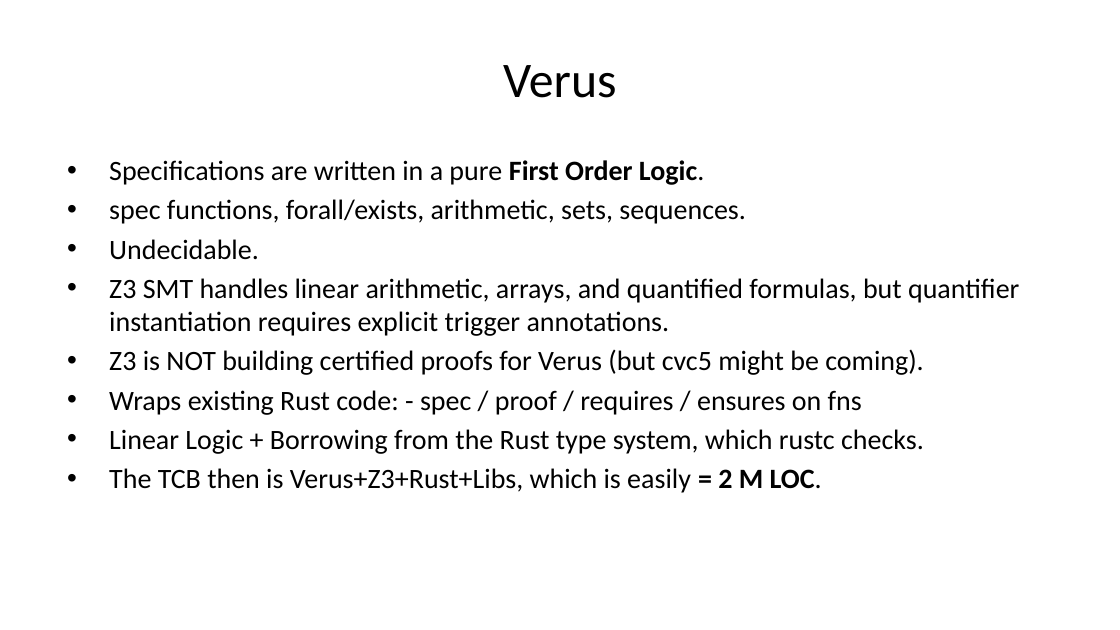
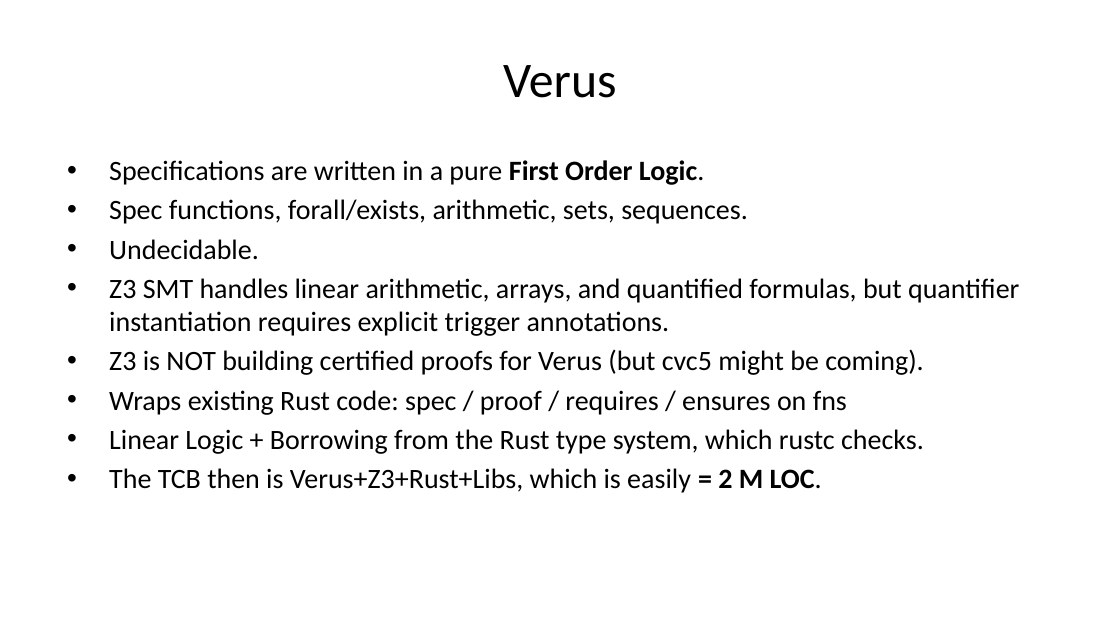
Before and after one commit to briangmilnes/APAS-VERUS, a slide deck: slide 16 of lectures/slidesTOPOS.pptx. Drawn at 1120x630 pixels with LibreOffice and Linux fonts; fonts in the diff are those of the drawing. Boxes give left, top, right and bottom in pixels: in the first picture for what was removed or moved away, otherwise in the second. Text is boxed around its words. In the diff, an @@ line names an element or a change of style, - is before the commit and + after.

```diff
--- a/lectures/slidesTOPOS.pptx
+++ b/lectures/slidesTOPOS.pptx
@@ text at bbox=[109, 199, 748, 224]: text changed @@
-• spec functions, forall/exists, arithmetic, sets, sequences.
+• Spec functions, forall/exists, arithmetic, sets, sequences.
@@ text at bbox=[109, 390, 847, 415]: text changed @@
-• Wraps existing Rust code: - spec / proof / requires / ensures on fns
+• Wraps existing Rust code: spec / proof / requires / ensures on fns
```
Also in this commit, not shown: 16 other slides changed, 6 other files.
